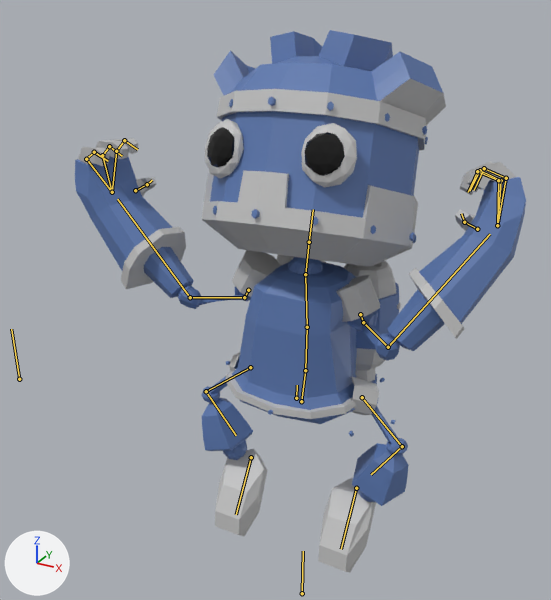
Two versions of the glTF model graphics/gtlf2/robot/Robot.glb, one commit apart.
Camera for both pictures: a 50 mm lens placed at (3.03, -5.97, 6.77), pointed at (-0.28, 0.05, 3.76). The axes (+X, +Y, +Z) are drawn at lower left. The lights are the same throughout. Both versions are drawn at frame 0 of the action 'Robot_Jump'; the numbers are the values there. The bones that bend it are drawn over the model as lines.

Objects in the first picture: 'Arm.L', 'Arm.R', 'Foot.L', 'Foot.R', 'Hand.L', 'Hand.R', 'Head', 'Jetpack', 'LowerLeg.L', 'LowerLeg.R', 'Torso'.
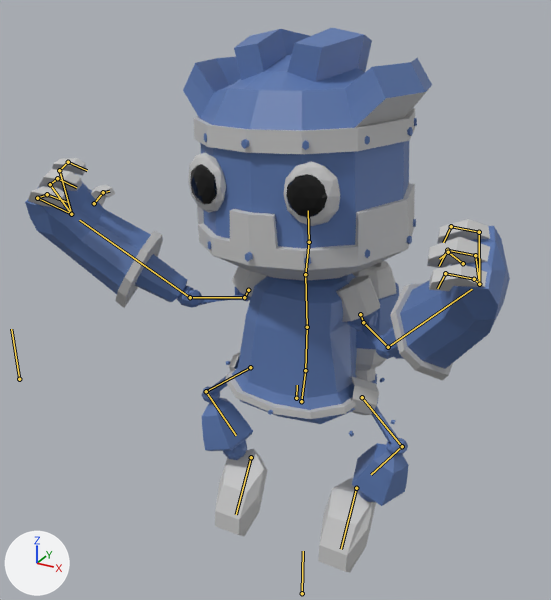
Pixel boxes (x1, y1, x2, y2) of what changed, in the pictures (551 x 600 px):
```json
{"object": "Head", "change": "posed", "before": [202, 30, 446, 266], "after": [183, 28, 432, 281], "on screen": "7% taller"}
{"object": "Hand.L", "change": "posed", "before": [387, 161, 526, 351], "after": [383, 219, 510, 380], "on screen": "9% narrower, 15% shorter"}
{"object": "Hand.R", "change": "posed", "before": [75, 138, 193, 298], "after": [25, 158, 187, 308], "on screen": "37% wider, 6% shorter"}
{"object": "Arm.L", "change": "posed", "before": [362, 323, 400, 361], "after": [362, 323, 393, 359]}
{"object": "Arm.R", "change": "posed", "before": [178, 286, 242, 309], "after": [177, 286, 242, 307], "on screen": "8% shorter"}
{"bone": "Head", "before": "(309, 242) to (313, 209)", "after": "(309, 242) to (308, 210)"}
{"bone": "LowerArm.L", "before": "(388, 347) to (490, 234)", "after": "(388, 347) to (472, 289)"}
{"bone": "LowerArm.R", "before": "(190, 297) to (117, 199)", "after": "(190, 297) to (79, 220)"}
```

Scene script edits in JSON lines:
```json
{"block": "bone_head", "where": "bone_head = bpy.data.objects['RobotArmature'].pose.bones['Head']  # child of 'Neck'"}
{"op": "set", "path": "bone_head.rotation_quaternion", "old": "(1.0, -0.029, -0.003, -0.003)", "new": "(0.99, 0.143, -0.012, -0.009)", "note": "degrees (-3, 0, 0) -> degrees (16, -1, -1)"}
{"block": "bone_lowerarm_l", "where": "bone_lowerarm_l = bpy.data.objects['RobotArmature'].pose.bones['LowerArm.L']  # child of 'UpperArm.L'"}
{"op": "set", "path": "bone_lowerarm_l.rotation_quaternion", "old": "(0.651, 0.488, 0.251, -0.524)", "new": "(0.686, 0.243, 0.615, -0.303)", "note": "degrees (43, 57, -53) -> degrees (-17, 82, -63)"}
{"block": "bone_lowerarm_r", "where": "bone_lowerarm_r = bpy.data.objects['RobotArmature'].pose.bones['LowerArm.R']  # child of 'UpperArm.R'"}
{"op": "set", "path": "bone_lowerarm_r.rotation_quaternion", "old": "(0.665, 0.288, -0.499, 0.474)", "new": "(0.657, 0.143, -0.664, 0.326)", "note": "degrees (-15, -70, 81) -> degrees (-73, -75, 112)"}
```
